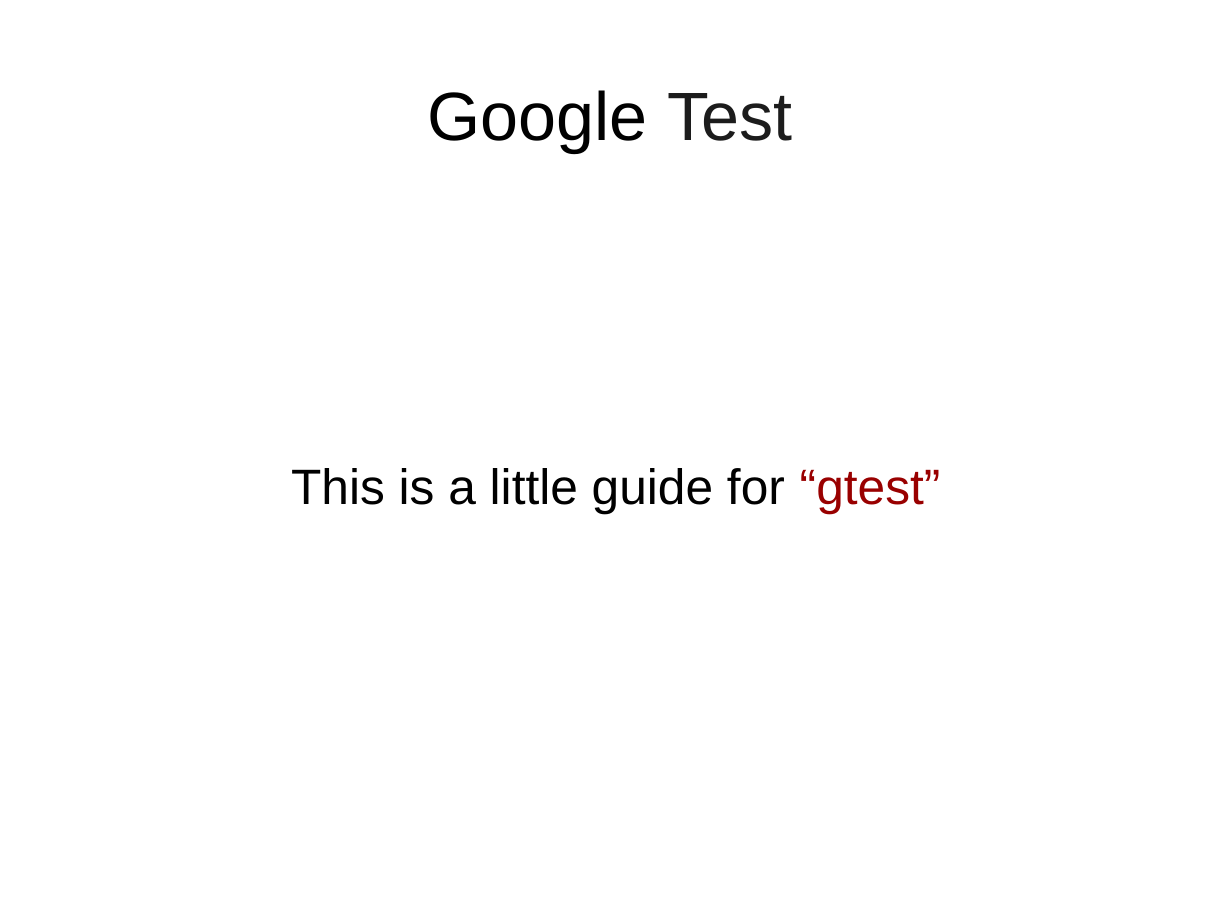
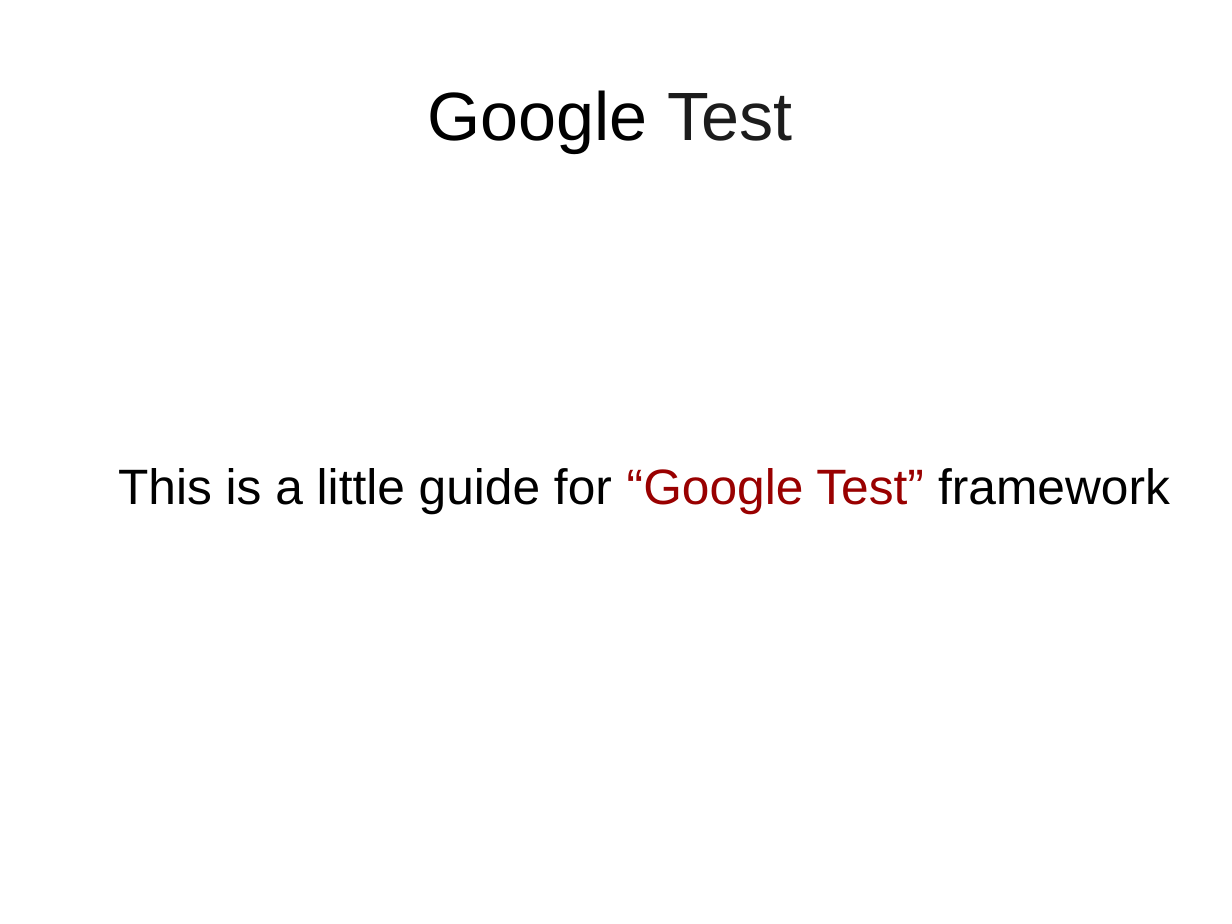
Before and after one commit to fmallaba/gtest-tutorial, a slide deck: slide 1 of GTest.odp. Drawn at 1232x924 pixels with LibreOffice and Linux fonts; fonts in the diff are those of the drawing. Boxes give left, top, right and bottom in pixels: in the first picture for what was removed or moved away, otherwise in the second. Text is boxed around its words. In the diff, an @@ line names an element or a change of style, - is before the commit and + after.

```diff
--- a/GTest.odp
+++ b/GTest.odp
@@ subtitle at (x1=118, y1=468, x2=1170, y2=513): text changed @@
-This is a little guide for “gtest”
+This is a little guide for “Google Test” framework
```
Also in this commit, not shown: 2 slides added, 10 other files.
